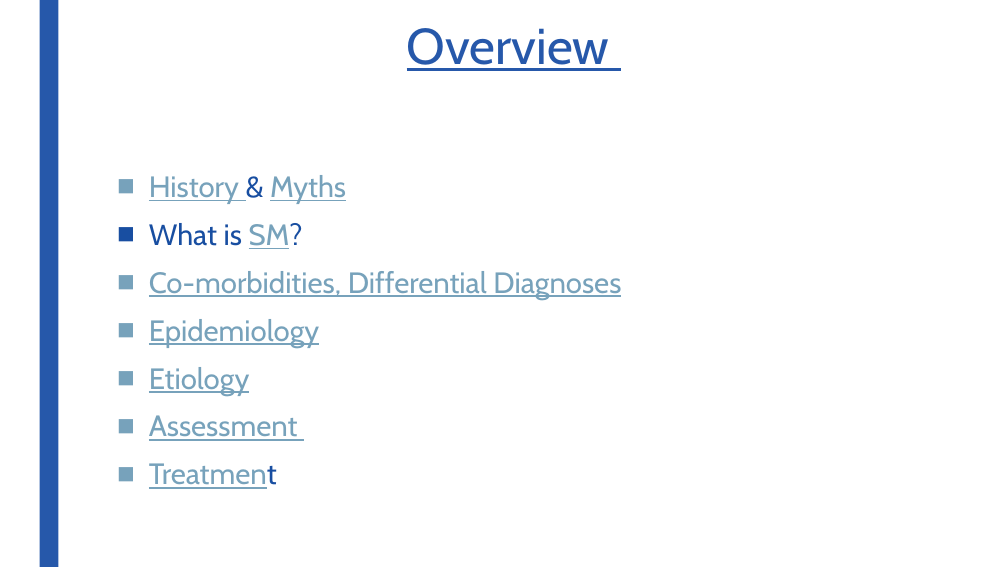
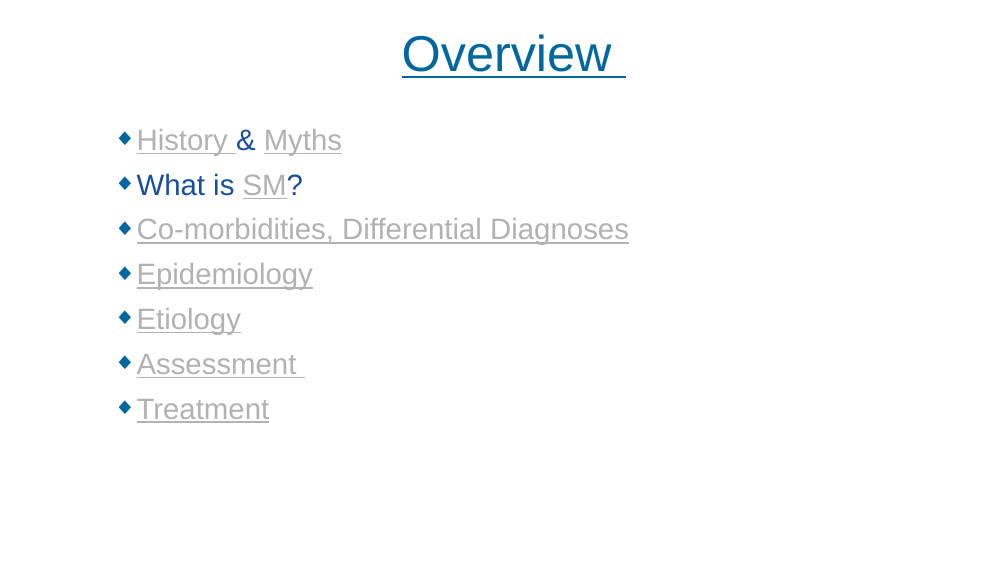
Before and after one commit to ChildMindInstitute/RA-Didactics, a slide deck: slide 18 of Clinical_Disorders/Selective_Mutism.pptx (slide 19 before the commit). Drawn at 1008x567 pixels with LibreOffice and Linux fonts; fonts in the diff are those of the drawing; background and template pictures are left out. Boxes give left, top, right and bottom in pixels: in the first picture for what was removed or moved away, otherwise in the second. Text is boxed around its words. In the diff, an @@ line names an element or a change of style, - is before the commit and + after.

```diff
--- a/Clinical_Disorders/Selective_Mutism.pptx
+++ b/Clinical_Disorders/Selective_Mutism.pptx
@@ rectangle removed at [39,0,58,567] @@
@@ title "Overview" at [402,34,612,78]: font Cabin to Arial, text colour #2658AA to #0067A0; line spacing 0.89 to 0.9; vertical alignment top to middle @@
@@ text "History & Myths": place and size @@
-text "History & Myths" at [149,175,621,441]
+text "History & Myths" at [137,129,629,423]
@@ text "History & Myths" at [137,129,629,423]: font Cabin to Arial, text colour #77A2BB to #B0B3B1; text colour #184EA1 to #B0B3B1, underline on in "Treatment"; bullet ■ to ◆; less space between paragraphs @@
```
Also in this commit, not shown: 17 other slides changed, 1 slide removed.
